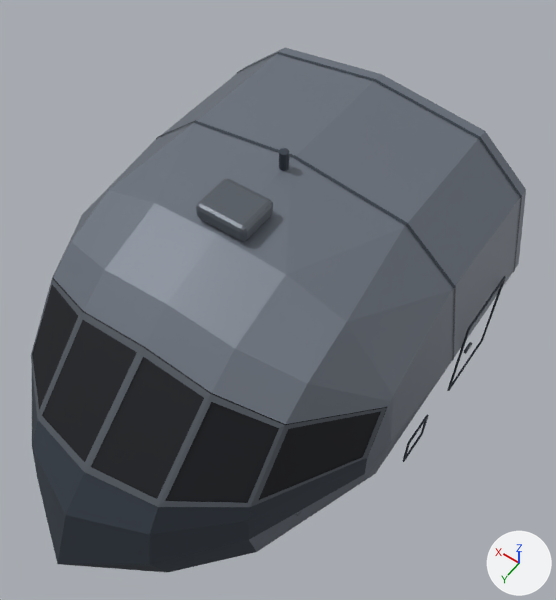
Renders of the glTF model models/cockpit_transport.glb from each side of a commit.
Camera for both pictures: a 50 mm camera at (-1.7, 2.01, 3.7) aimed at (-0.14, -0.18, 0.26). Arrows for +X, +Y and +Z are at lower right; the lights stay in place. The older version comes first. Vertices at exactly the same position are counted once.

Names of what the first picture shows: 'Transport_Cockpit_Details', 'Transport_Cockpit_Hull'.
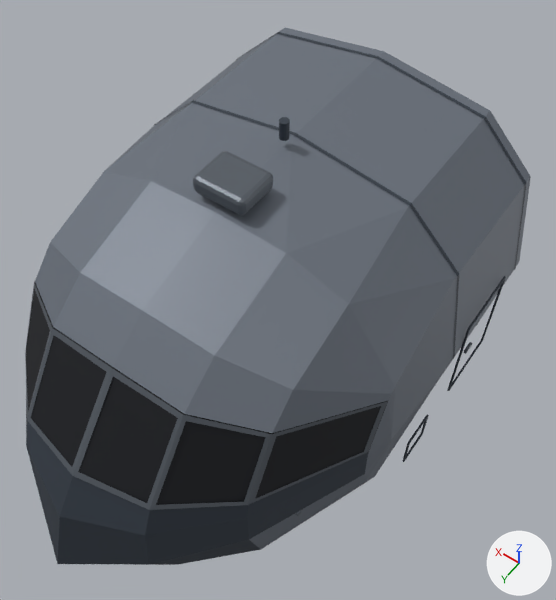
Commit message: Transport-Cockpit an höhere Referenzproportionen anpassen

Location of each change, [x1, y1, x2, y2] in pixels of the pictures (556 x 600 px; the box of a moved part takes in the faces that stretch with it):
```json
{"object": "Transport_Cockpit_Hull", "change": "reshaped", "before": [32, 48, 526, 572], "after": [26, 27, 531, 565]}
{"object": "Transport_Cockpit_Details", "change": "reshaped", "before": [31, 52, 522, 516], "after": [25, 32, 527, 516]}
{"part": 2, "of": "me_windshield_assemblymesh", "change": "moved or reshaped", "before": [196, 178, 273, 242], "after": [193, 151, 273, 216]}
{"part": 3, "of": "me_windshield_assemblymesh", "change": "moved or reshaped", "before": [156, 120, 456, 374], "after": [154, 100, 459, 408]}
{"part": 4, "of": "me_windshield_assemblymesh", "change": "moved or reshaped", "before": [237, 52, 522, 284], "after": [236, 32, 527, 326]}
{"part": 5, "of": "me_windshield_assemblymesh", "change": "moved or reshaped", "before": [279, 148, 289, 171], "after": [279, 117, 290, 141]}
{"part": 6, "of": "me_windshield_assemblymesh", "change": "moved or reshaped", "before": [31, 254, 387, 507], "after": [25, 281, 388, 510]}
```

Scene script edits in JSON lines:
```json
{"block": "me_transport_cockpit_hullmesh", "where": "# used by ob_transport_cockpit_hull; location = (0.0, 0.0, 0.0)"}
{"op": "remove", "block": "me_transport_cockpit_hullmesh", "code": "me_transport_cockpit_hullmesh.from_pydata(...)  # 83 vertices, 162 faces; spans x -1.1..1.1, y -1.4..1.55, z -0.86..1.0"}
{"op": "add", "block": "me_transport_cockpit_hullmesh", "code": "me_transport_cockpit_hullmesh.from_pydata(...)  # 83 vertices, 162 faces; spans x -1.1..1.1, y -1.4..1.55, z -0.97..1.15"}
{"block": "me_transport_cockpit_hullmesh", "change": "me_transport_cockpit_hullmesh part 1: 76 of 83 vertices moved; they spanned x -1.1..1.1, y -1.4..1.39, z -0.86..1.0 and now span x -1.1..1.1, y -1.4..1.42, z -0.97..1.15; mean shift (0.0, 0.02, 0.03); largest move (0.0, 0.7, 0.72) -> (0.0, 0.89, 0.79)"}
{"block": "me_windshield_assemblymesh", "where": "# used by ob_transport_cockpit_details; location = (0.0, 0.0, 0.0)"}
{"op": "remove", "block": "me_windshield_assemblymesh", "code": "me_windshield_assemblymesh.from_pydata(...)  # 1214 vertices, 2264 faces; spans x -1.12..1.12, y -1.34..1.22, z -0.86..1.11"}
{"op": "add", "block": "me_windshield_assemblymesh", "code": "me_windshield_assemblymesh.from_pydata(...)  # 1214 vertices, 2264 faces; spans x -1.12..1.12, y -1.34..1.28, z -0.97..1.3"}
{"block": "me_windshield_assemblymesh", "change": "me_windshield_assemblymesh part 2: the loose piece of 56 vertices spanning x -0.15..0.15, y -0.14..0.11, z 0.98..1.08 is moved by (0.0, 0.0, 0.18)"}
{"block": "me_windshield_assemblymesh", "change": "me_windshield_assemblymesh part 3: the loose piece of 24 vertices spanning x -1.1..1.1, y -0.54..-0.51, z -0.86..1.0 is scaled about the mesh origin by (1, 1, 1.14)"}
{"block": "me_windshield_assemblymesh", "change": "me_windshield_assemblymesh part 4: the loose piece of 24 vertices spanning x -1.1..1.1, y -1.34..-1.32, z -0.86..1.0 is scaled about the mesh origin by (1, 1, 1.14)"}
{"block": "me_windshield_assemblymesh", "change": "me_windshield_assemblymesh part 5: the loose piece of 24 vertices spanning x -0.03..0.03, y -0.46..-0.4, z 1.0..1.11 is moved by (0.0, 0.0, 0.2)"}
{"block": "me_windshield_assemblymesh", "change": "me_windshield_assemblymesh part 6: 38 of 1214 vertices moved; they spanned x -1.03..1.03, y 0.17..1.22, z 0.13..0.72 and now span x -1.03..1.03, y 0.18..1.28, z 0.19..0.79; mean shift (0.0, 0.08, 0.07); largest move (0.0, 0.7, 0.72) -> (0.0, 0.9, 0.79)"}
```
